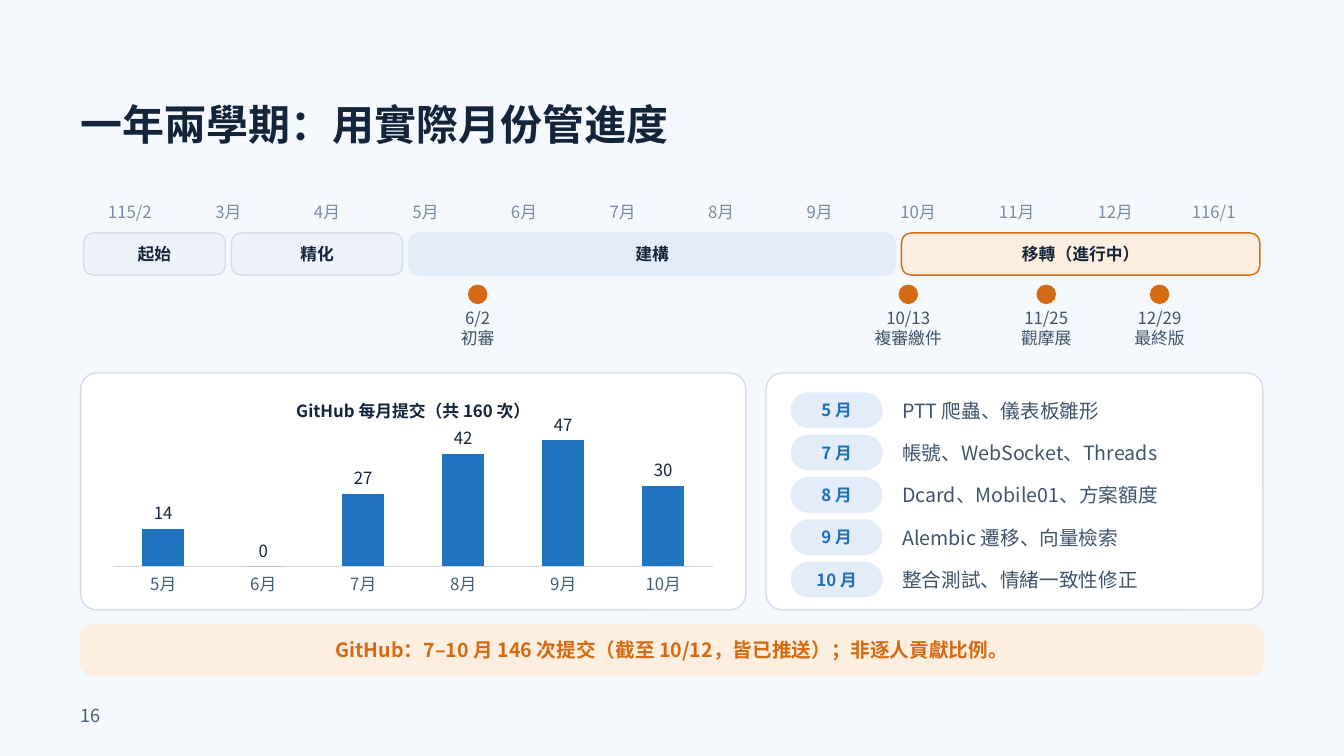
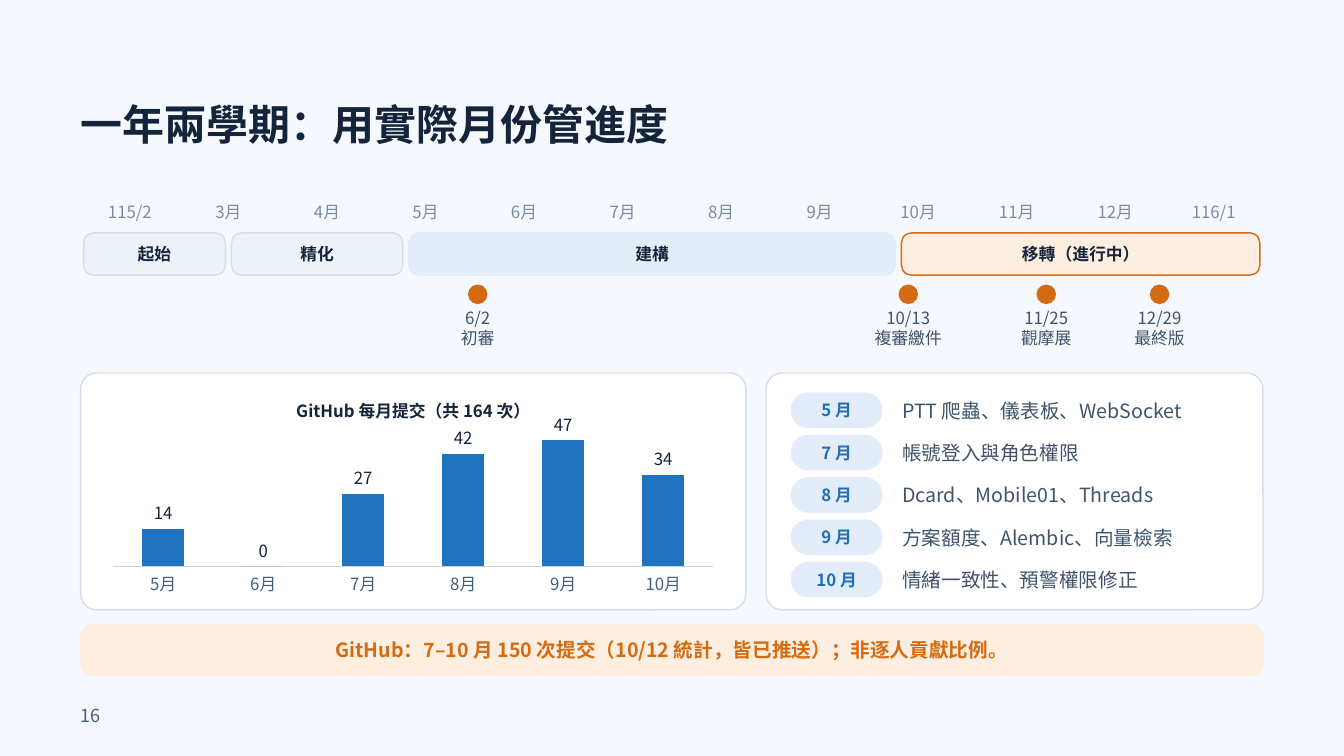
Before and after one commit to xujiaquan05/115405, a slide deck: slide 16 of output/ppt-review-20261011/final/MeBOD_複審簡報_第二輪修訂版.pptx. Drawn at 1344x756 pixels with LibreOffice and Linux fonts; fonts in the diff are those of the drawing. Boxes give left, top, right and bottom in pixels: in the first picture for what was removed or moved away, otherwise in the second. Text is boxed around its words. In the diff, an @@ line names an element or a change of style, - is before the commit and + after.

```diff
--- a/output/ppt-review-20261011/final/MeBOD_複審簡報_第二輪修訂版.pptx
+++ b/output/ppt-review-20261011/final/MeBOD_複審簡報_第二輪修訂版.pptx
@@ column chart at (101,383,726,600) @@
@@ title "GitHub 每月提交（共 160 次） " to "GitHub 每月提交（共 164 次） " @@
@@ Series 1, 10月: 30 to 34 @@
@@ text at (902,401,1182,420): text changed @@
-PTT 爬蟲、儀表板雛形
+PTT 爬蟲、儀表板、WebSocket
@@ text at (902,443,1079,462): text changed @@
-帳號、WebSocket、Threads
+帳號登入與角色權限
@@ text at (902,486,1153,503): text changed @@
-Dcard、Mobile01、方案額度
+Dcard、Mobile01、Threads
@@ text at (902,528,1173,547): text changed @@
-Alembic 遷移、向量檢索
+方案額度、Alembic、向量檢索
@@ text at (902,570,1138,589): text changed @@
-整合測試、情緒一致性修正
+情緒一致性、預警權限修正
@@ text at (335,640,1008,661): text changed @@
-GitHub：7–10 月 146 次提交（截至 10/12，皆已推送）；非逐人貢獻比例。
+GitHub：7–10 月 150 次提交（10/12 統計，皆已推送）；非逐人貢獻比例。
```
Also in this commit, not shown: 2 other files.
